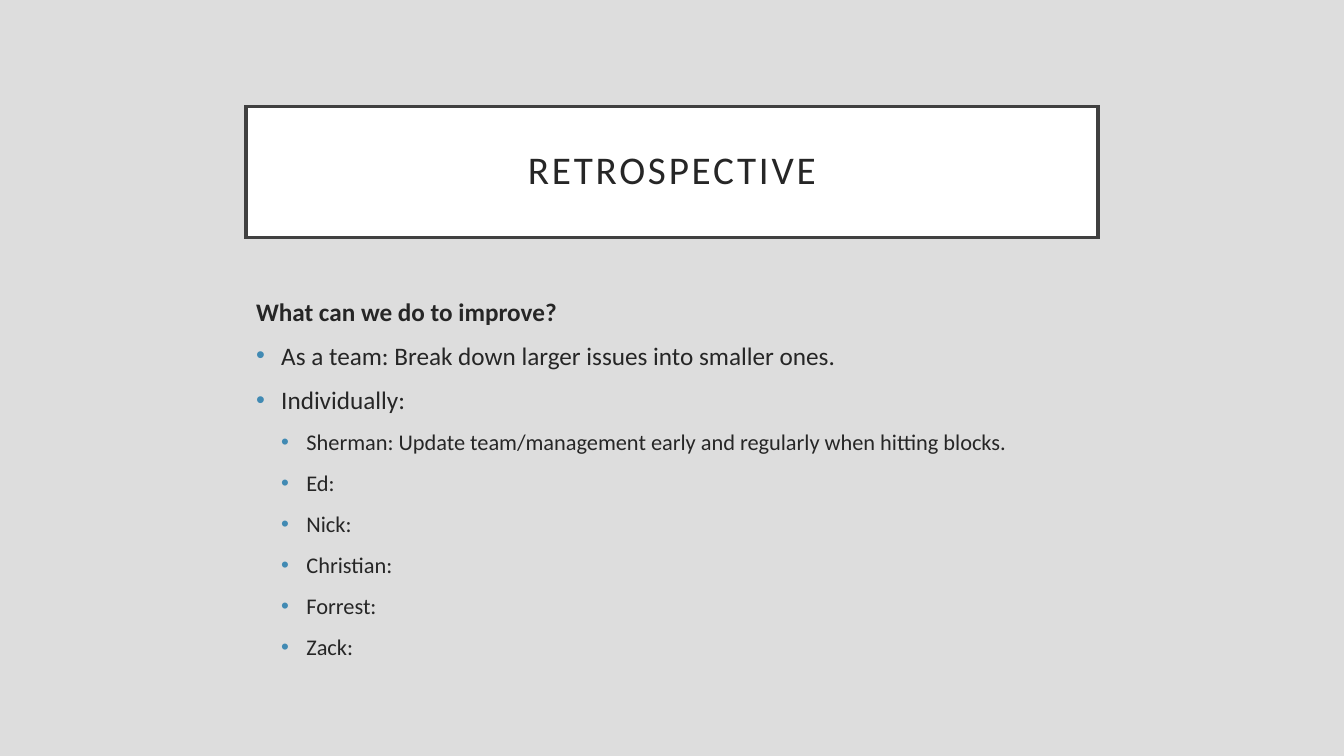
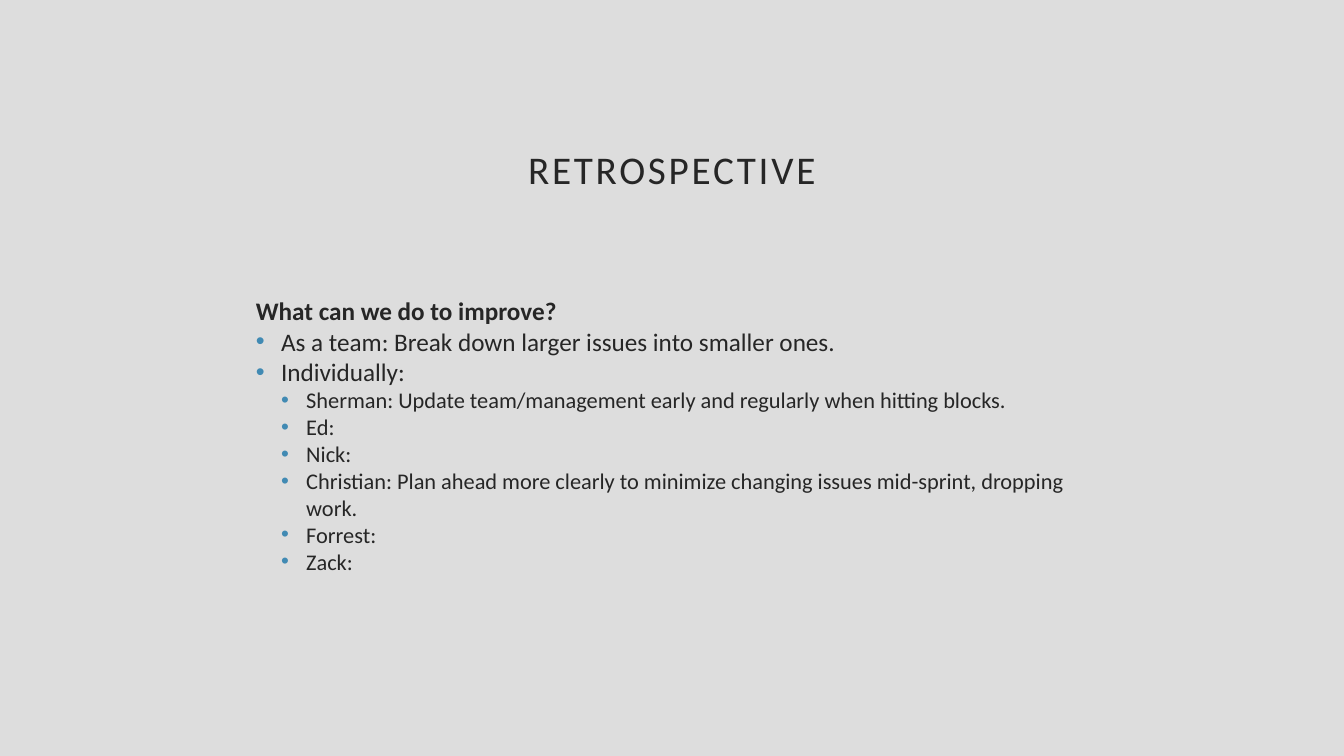
Before and after one commit to CiderCS3398/CS3398-Cider-S2017, a slide deck: slide 4 of Presentations/Sprint 2 Review.pptx. Drawn at 1344x756 pixels with LibreOffice and Linux fonts; fonts in the diff are those of the drawing. Boxes give left, top, right and bottom in pixels: in the first picture for what was removed or moved away, otherwise in the second. Text is boxed around its words. In the diff, an @@ line names an element or a change of style, - is before the commit and + after.

Commit message:
Adding my piece to the Sprint 2 Retrospective presentation.

```diff
--- a/Presentations/Sprint 2 Review.pptx
+++ b/Presentations/Sprint 2 Review.pptx
@@ text "RETROSPECTIVE": place and size @@
-text "RETROSPECTIVE" at <box>246,106,1098,237</box>
+text "RETROSPECTIVE" at <box>528,158,815,185</box>
@@ text "RETROSPECTIVE" at <box>528,158,815,185</box>: fill #FFFFFF to none; outline #404040 2.5 pt to none @@
@@ text at <box>256,302,1005,570</box>: less space between paragraphs @@
@@ text at <box>306,473,1063,516</box>: text changed @@
-  • Christian:
+  • Christian: Plan ahead more clearly to minimize changing issues mid-sprint, dropping work.
```
Also in this commit, not shown: 3 other slides changed, 1 other file.
